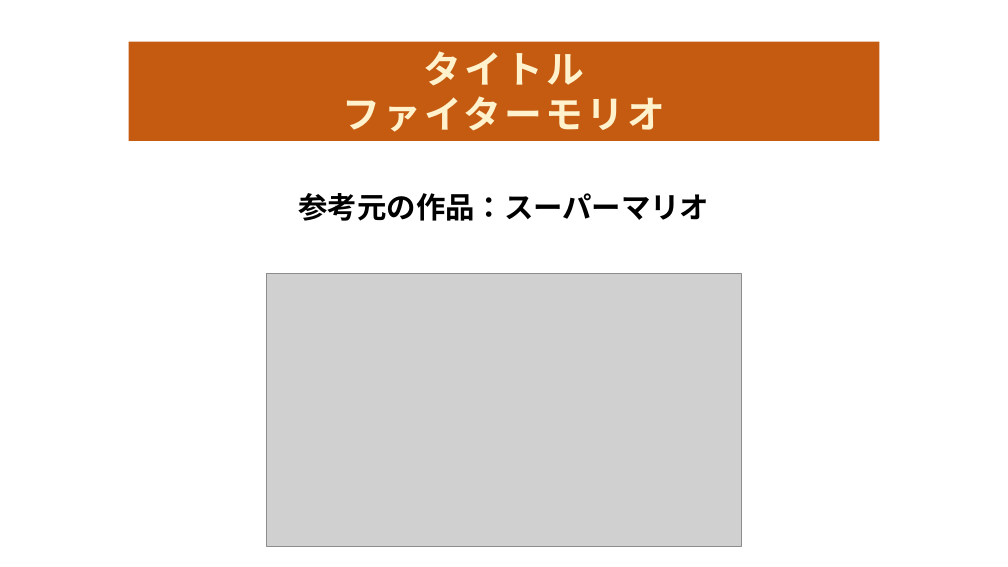
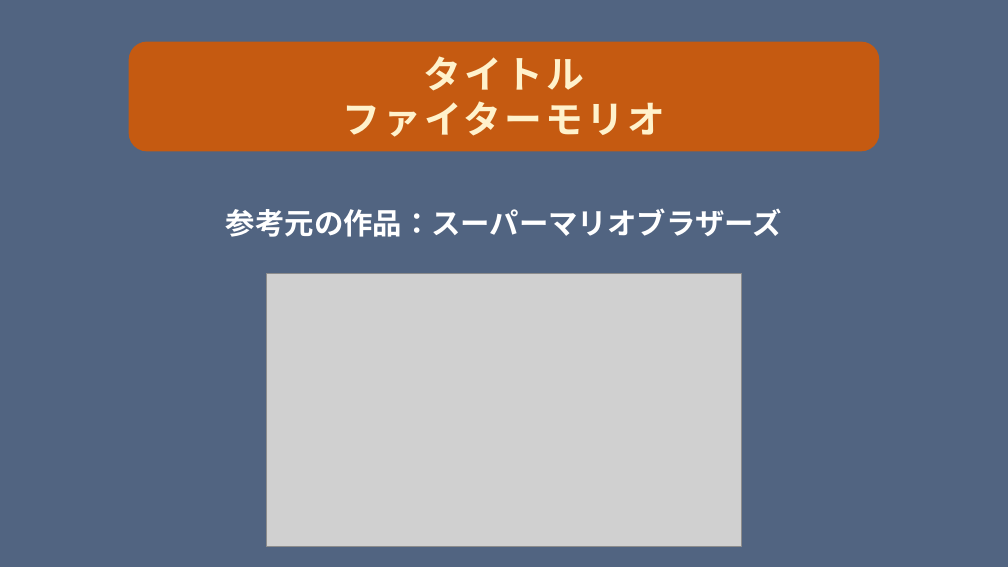
Before and after one commit to kiryo06/GameKiryo3, a slide deck: slide 1 of 課題11月1から開始/ゲーム制作2D.pptx. Drawn at 1008x567 pixels with LibreOffice and Linux fonts; fonts in the diff are those of the drawing; grey boxes stand for pictures. Boxes give left, top, right and bottom in pixels: in the first picture for what was removed or moved away, otherwise in the second. Text is boxed around its words. In the diff, an @@ line names an element or a change of style, - is before the commit and + after.

```diff
--- a/課題11月1から開始/ゲーム制作2D.pptx
+++ b/課題11月1から開始/ゲーム制作2D.pptx
@@ background #FFFFFF to #526582 @@
@@ rounded rectangle "タイトル": place and size @@
-rounded rectangle "タイトル" at (129, 42, 879, 141)
+rounded rectangle "タイトル" at (129, 42, 879, 151)
@@ rounded rectangle "タイトル" at (129, 42, 879, 151): rectangle to rounded rectangle @@
@@ text at (226, 208, 782, 237): text changed; text colour #000000 to #FFFFFF @@
-参考元の作品：スーパーマリオ
+参考元の作品：スーパーマリオブラザーズ
```
Also in this commit, not shown: 4 other slides changed, 1 slide added.
